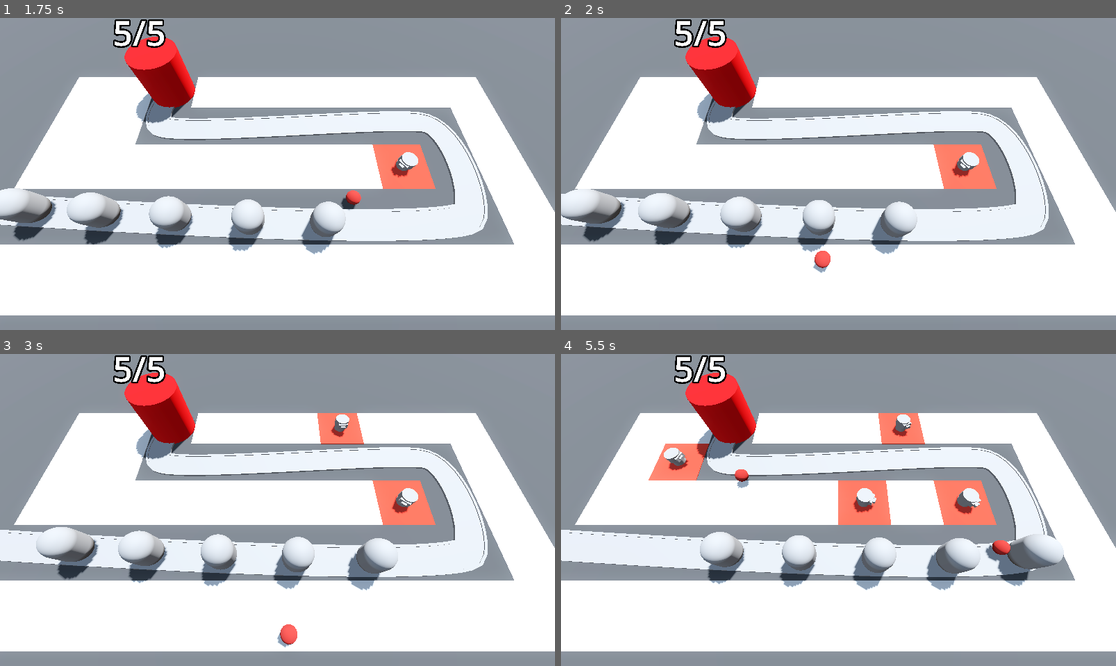
Above: before the commit, frames 1-4 (two rows, left to right).
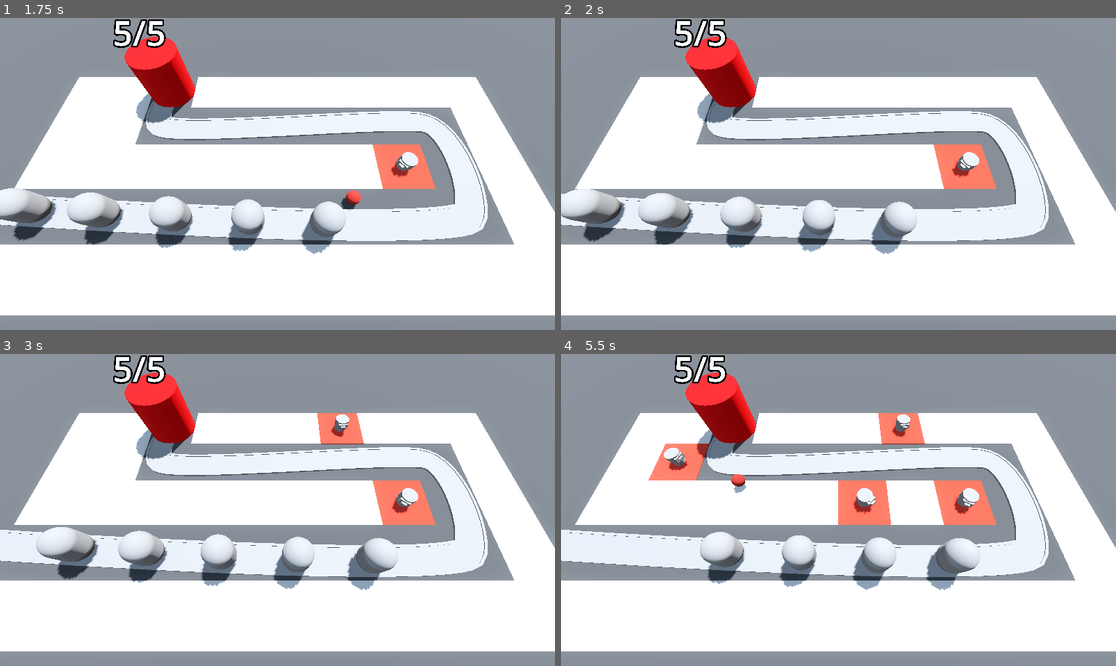
Above: after the commit, the same moments.

Repository: niamh-d/godot-3d-tower-defence
Game: Godot game, scene res://Scenes/base_level.tscn
Two runs of this game, one before a commit and one after it. Both use one fixed random seed, a clock stepped at 60 frames per second and the inputs below.
Inputs (mouse positions are in pixels of both pictures, inside the frame that each line leads up to):
- Up to frame 1 (1.75 s): move the mouse to (399, 158) at 0.52 s; press the mouse at (399, 158) at 0.53 s; move the mouse to (166, 189) at 1.27 s; release the mouse at (166, 189) at 1.28 s; click (166, 189) at 1.35 s
- Up to frame 2 (2 s): no input
- Up to frame 3 (3 s): move the mouse to (333, 441) at 2.02 s; press the mouse at (333, 441) at 2.03 s; move the mouse to (249, 572) at 2.77 s; release the mouse at (249, 572) at 2.78 s; click (249, 572) at 2.85 s
- Up to frame 4 (5.5 s): move the mouse to (1005, 556) at 3.52 s; press the mouse at (1005, 556) at 3.53 s; move the mouse to (672, 463) at 4.27 s; release the mouse at (672, 463) at 4.28 s; click (672, 463) at 4.35 s; move the mouse to (866, 510) at 5.02 s; press the mouse at (866, 510) at 5.03 s

Frame 1 is identical in both runs. In frame 2, 0.2% of the frame differs, in the area x 45-49%, y 74-82%; in frame 3, 0.2%; in frame 4, 1.6%, in the area x 20-91%, y 21-75%.

Commit message:
enemies suffer damage on hit

Diff:
--- a/Scenes/Enemy/enemy.gd
+++ b/Scenes/Enemy/enemy.gd
@@ -1,8 +1,15 @@
+class_name Enemy
 extends PathFollow3D
 
 @export var speed: float = 2.5
+@export var max_health := 5
 
 @onready var base = get_tree().get_first_node_in_group("base")
+
+var current_health: int
+
+func _ready() -> void:
+	current_health = max_health
 
 func _process(delta: float) -> void:
 	progress += delta * speed
@@ -12,3 +19,8 @@
 func apply_damage() -> void:
 	base.take_damage()
 	set_process(false)
+
+func take_damage() -> void:
+	current_health -= 1
+	if current_health <= 0:
+		queue_free()
--- a/Scenes/Enemy/enemy.tscn
+++ b/Scenes/Enemy/enemy.tscn
@@ -1,8 +1,12 @@
-[gd_scene load_steps=3 format=3 uid="uid://cgpx5d1ebwukw"]
+[gd_scene load_steps=4 format=3 uid="uid://cgpx5d1ebwukw"]
 
 [ext_resource type="Script" path="res://Scenes/Enemy/enemy.gd" id="1_odmem"]
 
 [sub_resource type="CapsuleMesh" id="CapsuleMesh_8ox08"]
+radius = 1.0
+height = 3.0
+
+[sub_resource type="CapsuleShape3D" id="CapsuleShape3D_g8hny"]
 radius = 1.0
 height = 3.0
 
@@ -13,3 +17,11 @@
 [node name="MeshInstance3D" type="MeshInstance3D" parent="."]
 transform = Transform3D(1, 0, 0, 0, 1, 0, 0, 0, 1, 0, 1.5, 0)
 mesh = SubResource("CapsuleMesh_8ox08")
+
+[node name="EnemyArea3D" type="Area3D" parent="." groups=["enemy_area"]]
+
+[node name="CollisionShape3D" type="CollisionShape3D" parent="EnemyArea3D"]
+transform = Transform3D(1, 0, 0, 0, 1, 0, 0, 0, 1, 0, 1.5, 0)
+shape = SubResource("CapsuleShape3D_g8hny")
+
+[connection signal="area_entered" from="EnemyArea3D" to="." method="_on_enemy_area_3d_area_entered"]
--- a/Scenes/Turret/projectile.gd
+++ b/Scenes/Turret/projectile.gd
@@ -11,3 +11,9 @@
 
 func _on_timer_timeout() -> void:
 	queue_free()
+
+
+func _on_area_entered(area: Area3D) -> void:
+	if area.is_in_group("enemy_area"):
+		area.get_parent().take_damage()
+	queue_free()
--- a/Scenes/Turret/projectile.tscn
+++ b/Scenes/Turret/projectile.tscn
@@ -26,4 +26,5 @@
 one_shot = true
 autostart = true
 
+[connection signal="area_entered" from="." to="." method="_on_area_entered"]
 [connection signal="timeout" from="Timer" to="." method="_on_timer_timeout"]
--- a/Scenes/Turret/turret.gd
+++ b/Scenes/Turret/turret.gd
@@ -8,8 +8,9 @@
 var enemy_path: Path3D
 
 func _physics_process(delta: float) -> void:
-	var enemy: PathFollow3D = enemy_path.get_children().back()
-	look_at(enemy.global_position, Vector3.UP, true)
+	var enemy = enemy_path.get_children().back()
+	if enemy is Enemy:
+		look_at(enemy.global_position, Vector3.UP, true)
 
 func _on_timer_timeout() -> void:
 	var shot: Projectile = projectile.instantiate()
--- a/project.godot
+++ b/project.godot
@@ -18,6 +18,7 @@
 [global_group]
 
 base=""
+enemy_area=""
 
 [input]
 
Not shown: 4 places in MeshLibraries/SpaceLibrary.tres that only renumber resources
